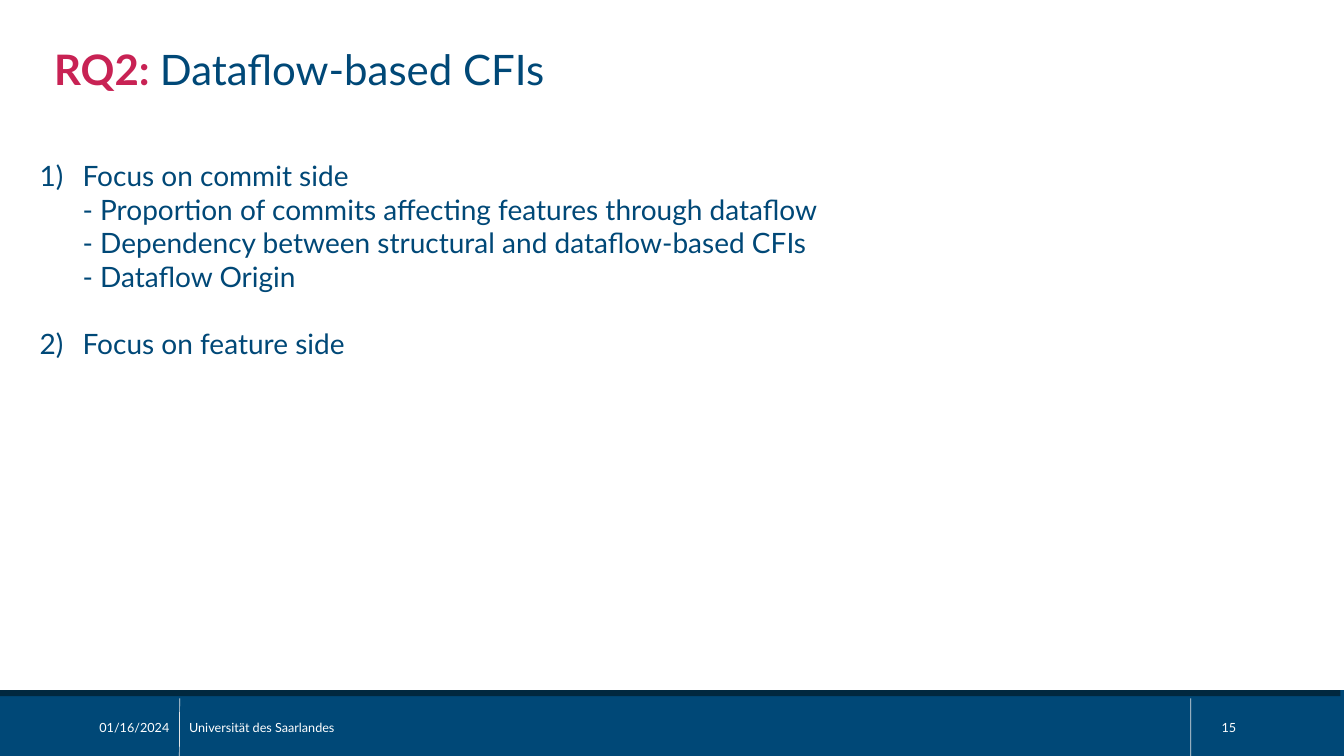
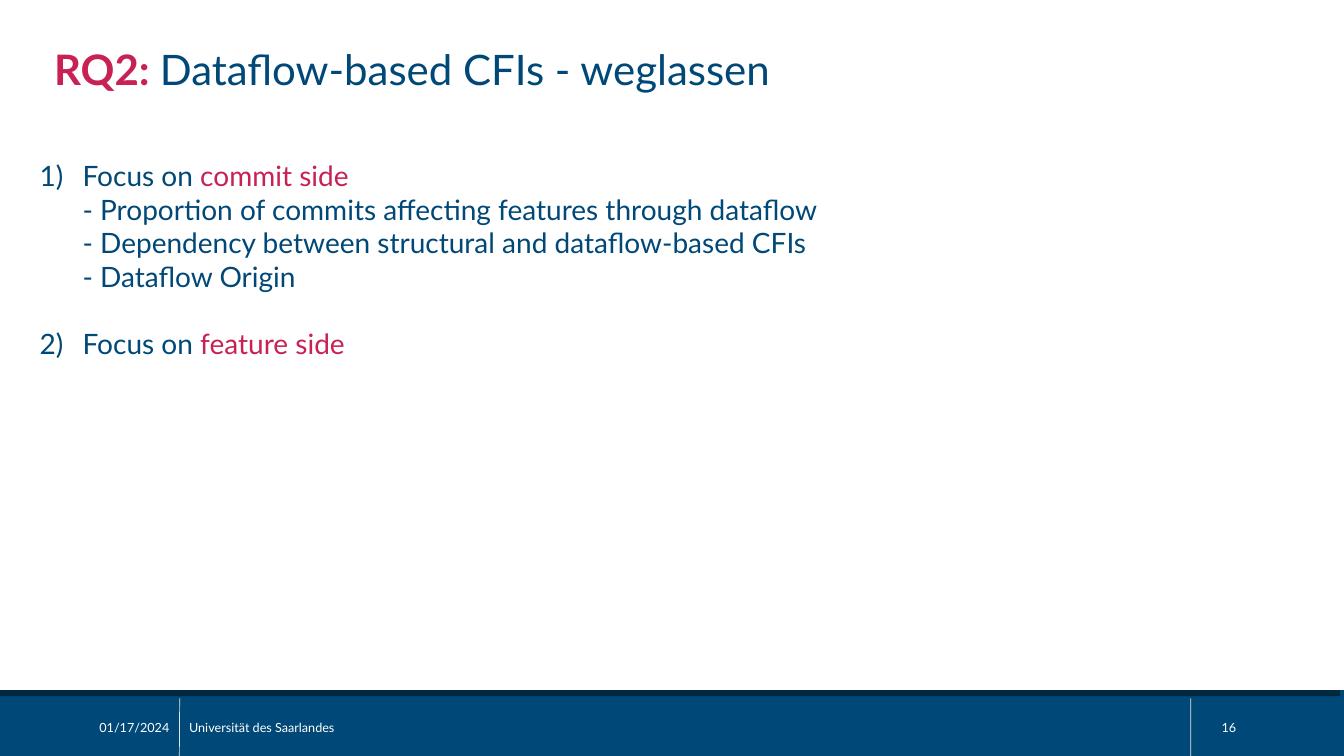
Before and after one commit to sisteu56/bachelor, a slide deck: slide 16 of pres/bachelor_thesis_pres.odp (slide 15 before the commit). Drawn at 1344x756 pixels with LibreOffice and Linux fonts; fonts in the diff are those of the drawing. Boxes give left, top, right and bottom in pixels: in the first picture for what was removed or moved away, otherwise in the second. Text is boxed around its words. In the diff, an @@ line names an element or a change of style, - is before the commit and + after.

```diff
--- a/pres/bachelor_thesis_pres.odp
+++ b/pres/bachelor_thesis_pres.odp
@@ text at (54, 54, 769, 93): text changed @@
-RQ2: Dataflow-based CFIs
+RQ2: Dataflow-based CFIs - weglassen
@@ text at (83, 165, 348, 355): text colour #004877 to #C82254 in "commit side", "feature side" @@
@@ text at (99, 723, 169, 733): text changed @@
-01/16/2024
+01/17/2024
@@ page number at (1222, 723, 1237, 732): text changed @@
-15
+16
```
Also in this commit, not shown: 24 other slides changed, 1 slide added, 2 slides removed.
